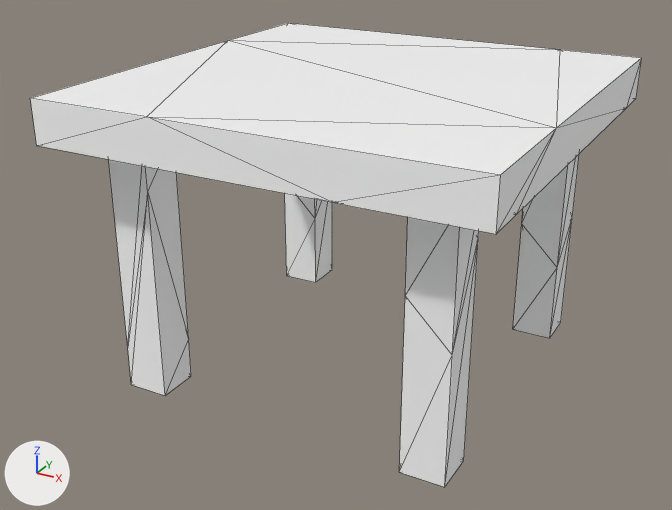
Before and after pictures for a commit that changed the glTF model Assets/Voxel/Arch/Tables/Table01_P.gltf.
Before and after are seen from a 50 mm camera at (14.4, -13.32, 11.68) aimed at (4.63, 4.45, 2.8). Every picture has the same lights, and +X, +Y and +Z are marked at lower left. The first picture is the older version. Mesh edges are drawn as thin lines. Where no turn or scale is listed for an object, it has been applied to the vertices. Vertices at exactly the same position are counted once.

The scene before the commit, as lines of its bpy script (objects in view):
```python
me_mesh_0 = bpy.data.meshes.new('Mesh_0')
me_mesh_0.from_pydata(...)  # 66 vertices, 128 faces; spans x 0.0..10.0, y 0.0..10.0, z 0.0..7.0
me_mesh_0.materials.append(mat_material)
ob_unnamed = bpy.data.objects.new('unnamed', me_mesh_0)
ob_unnamed.location = (0.0, 0.0, 0.0)
```
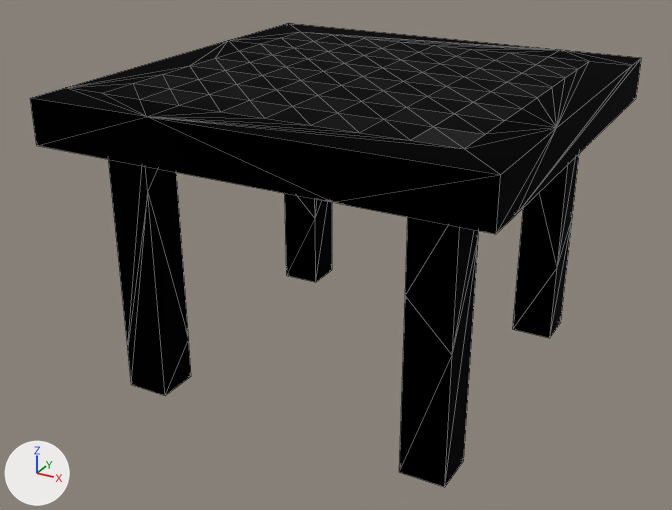
Pixel boxes [x1, y1, x2, y2] of what changed, in the pictures (672 x 510 px):
part 1 of me_mesh_0, reshaped: [32, 23, 641, 214] in both
part 2 of me_mesh_0, recoloured (white to black): [30, 98, 579, 487] in both

The edits, one by one:
me_mesh_0 is used by ob_unnamed; location (0.0, 0.0, 0.0).
me_mesh_0 had 66 vertices, 128 faces and spanned x 0.0..10.0, y 0.0..10.0, z 0.0..7.0.
me_mesh_0 now has 212 vertices, 420 faces and spans x 0.0..10.0, y 0.0..10.0, z 0.0..7.0.
Part 1, on me_mesh_0:
4 vertices are removed from x 0.0..10.0, y 5.0..10.0, z 1.0..6.0.
47 faces are deleted.
1 vertex moves from x 8.0, y 8.0, z 3.0 to x 8.0, y 8.0, z 5.0.
9 vertices are added at x 7.0..9.0, y 6.0..9.0, z 4.0..7.0.
7 new vertices lie (0.0, 1.0, 0.0) away from vertices in x 0.0..9.0, y 0.0..2.0, z 6.0..7.0.
9 new vertices lie (1.0, 1.0, 0.0) away from vertices in x 0.0..8.0, y 0.0..8.0, z 6.0..7.0.
11 new vertices lie (1.0, 0.0, 0.0) away from vertices in x 0.0..4.0, y 1.0..9.0, z 6.0..7.0.
15 new vertices lie (0.0, 1.0, 0.0) away from vertices in x 1.0..9.0, y 1.0..9.0, z 6.0..7.0.
14 new vertices lie (1.0, 0.0, 0.0) away from vertices in x 1.0..5.0, y 1.0..9.0, z 6.0..7.0.
14 new vertices lie (0.0, 1.0, 0.0) away from vertices in x 1.0..9.0, y 2.0..5.0, z 6.0..7.0.
15 new vertices lie (1.0, 0.0, 0.0) away from vertices in x 2.0..6.0, y 1.0..9.0, z 6.0..7.0.
16 new vertices lie (0.0, 1.0, 0.0) away from vertices in x 1.0..9.0, y 3.0..6.0, z 6.0..7.0.
14 new vertices lie (1.0, 0.0, 0.0) away from vertices in x 3.0..7.0, y 1.0..9.0, z 6.0..7.0.
12 new vertices lie (1.0, -1.0, 0.0) away from vertices in x 0.0..8.0, y 2.0..10.0, z 7.0.
9 new vertices lie (1.0, 0.0, 0.0) away from vertices in x 5.0..9.0, y 4.0..9.0, z 6.0..7.0.
5 new vertices lie (0.0, 1.0, 0.0) away from vertices in x 1.0..9.0, y 4.0..8.0, z 6.0..7.0.
339 new faces join them.
me_mesh_0 part 2: 81 kept faces spanning x 0.0..10.0, y 0.0..10.0, z 0.0..7.0 get new vertex colours; the middle colour goes from white #ffffff to black #000000.
